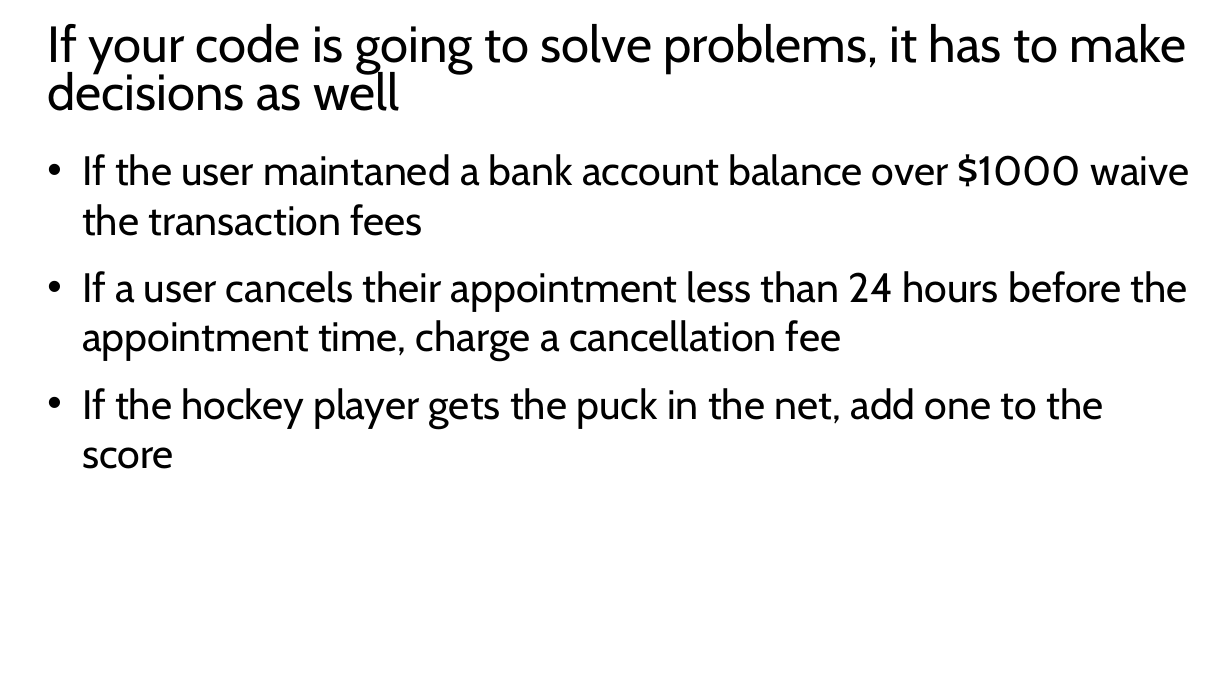
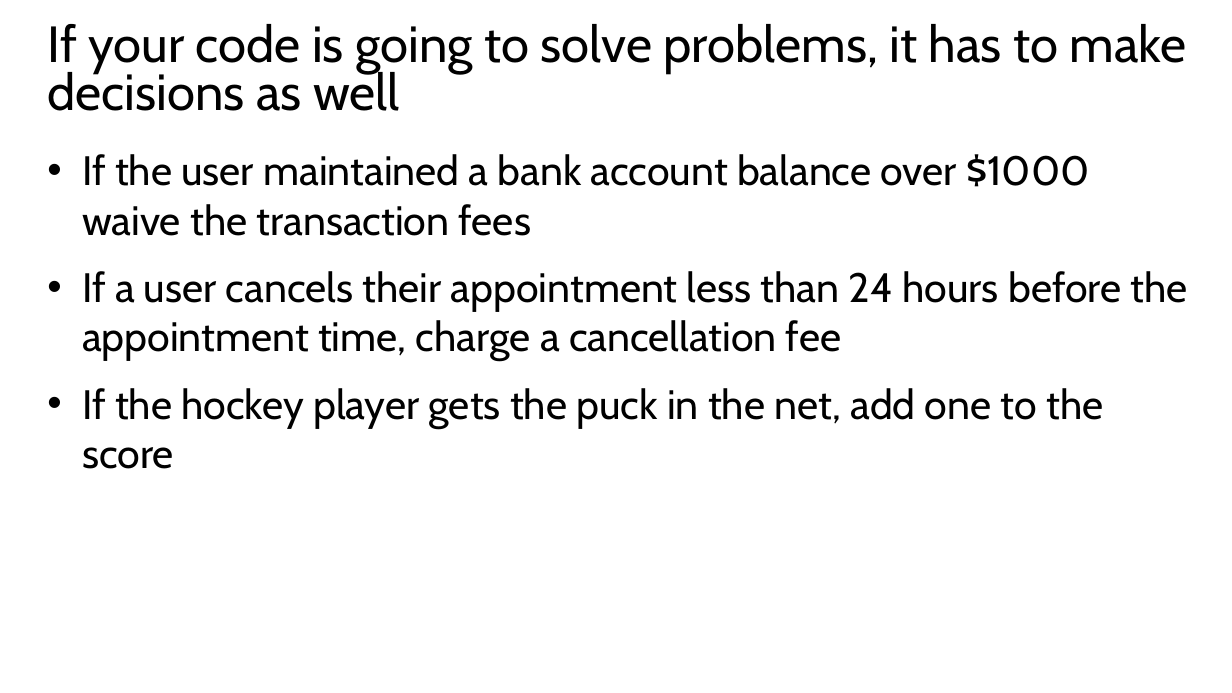
Before and after one commit to GeekTrainer/Introduction-Programming-Python, a slide deck: slide 4 of Office Docs/6 Making decisions with code.pptx. Drawn at 1232x693 pixels with LibreOffice and Linux fonts; fonts in the diff are those of the drawing. Boxes give left, top, right and bottom in pixels: in the first picture for what was removed or moved away, otherwise in the second. Text is boxed around its words. In the diff, an @@ line names an element or a change of style, - is before the commit and + after.

```diff
--- a/Office Docs/6 Making decisions with code.pptx
+++ b/Office Docs/6 Making decisions with code.pptx
@@ text at [82, 154, 1090, 236]: text changed @@
-• If the user maintaned a bank account balance over $1000 waive the transaction fees
+• If the user maintained a bank account balance over $1000 waive the transaction fees
```
Also in this commit, not shown: 3 other files.
